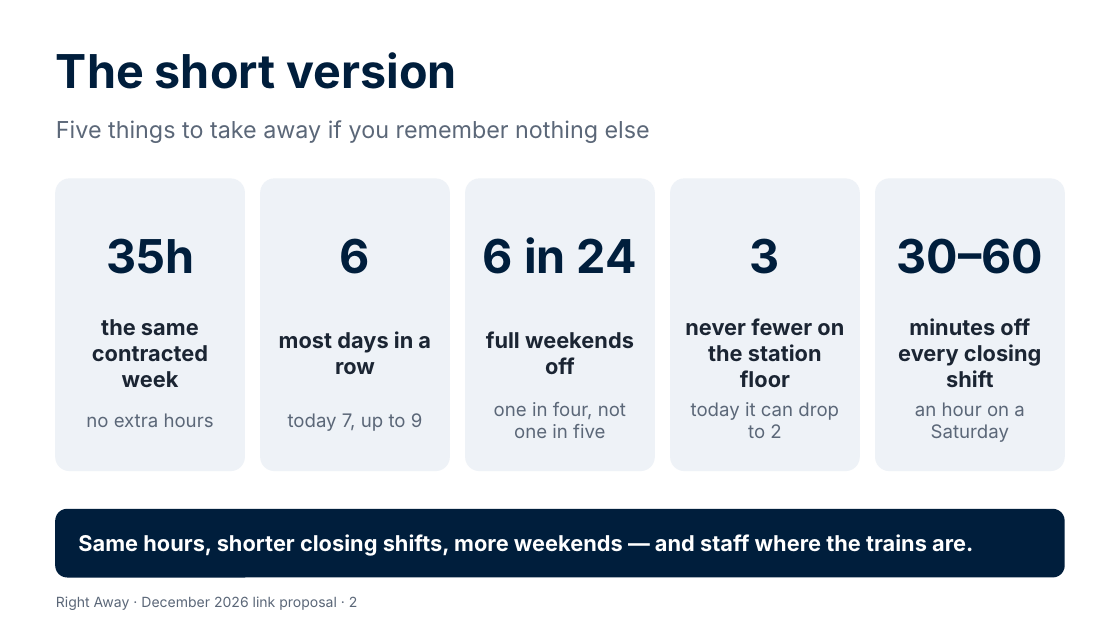
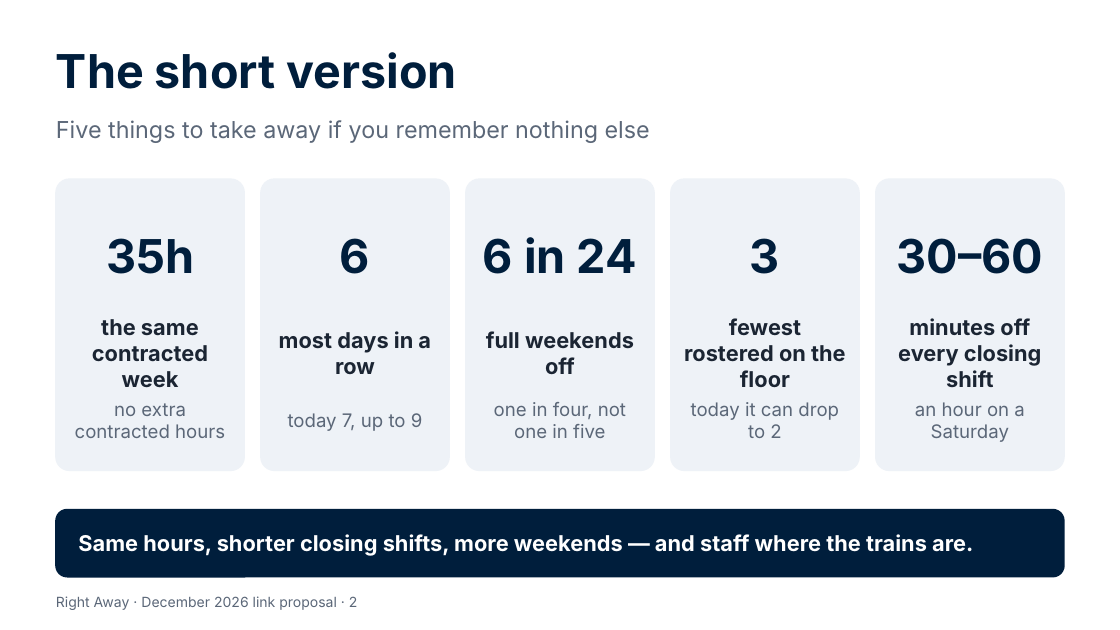
Before and after one commit to Garethdavidmiller/roster-app, a slide deck: slide 2 of docs/proposals/presentations/Right-Away-for-colleagues.pptx. Drawn at 1120x630 pixels with LibreOffice and Linux fonts; fonts in the diff are those of the drawing. Boxes give left, top, right and bottom in pixels: in the first picture for what was removed or moved away, otherwise in the second. Text is boxed around its words. In the diff, an @@ line names an element or a change of style, - is before the commit and + after.

```diff
--- a/docs/proposals/presentations/Right-Away-for-colleagues.pptx
+++ b/docs/proposals/presentations/Right-Away-for-colleagues.pptx
@@ text at box(684, 318, 846, 387): text changed @@
-never fewer on the station floor
+fewest rostered on the floor
@@ text at box(75, 403, 225, 438): text changed @@
-no extra hours
+no extra contracted hours
```
Also in this commit, not shown: 2 other slides changed, 12 other files.
